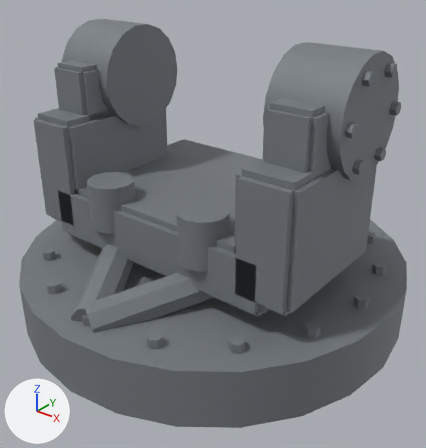
Before and after pictures for a commit that changed the glTF model prototype/assets/models/parts/coilgun_mount.glb.
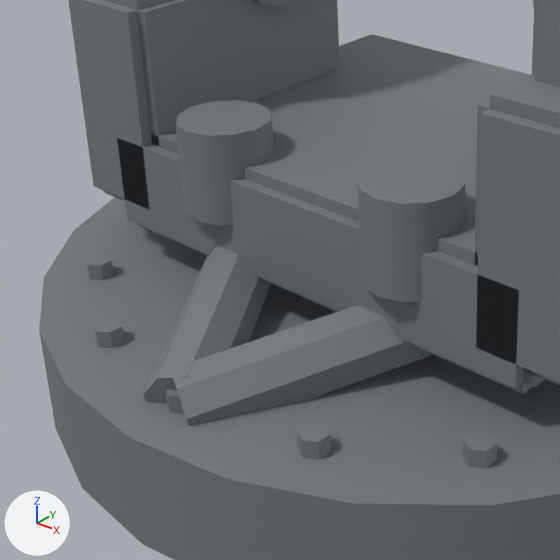
Each version is shown whole from a 50 mm camera at (0.61, -0.763, 0.625) aimed at (0.022, -0.029, 0.17), then close up on the part from 0% to 65% of the width and 27% to 89% of the height. The lights are fixed; the arrows at lower left show +X, +Y and +Z. The last two pictures show the newer version. Vertices at exactly the same position are counted once.

Objects in the first close-up: 'coilgun_mount'.
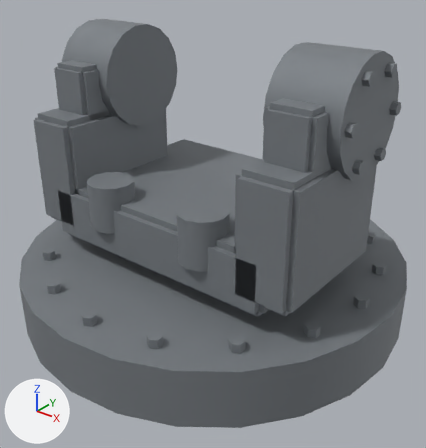
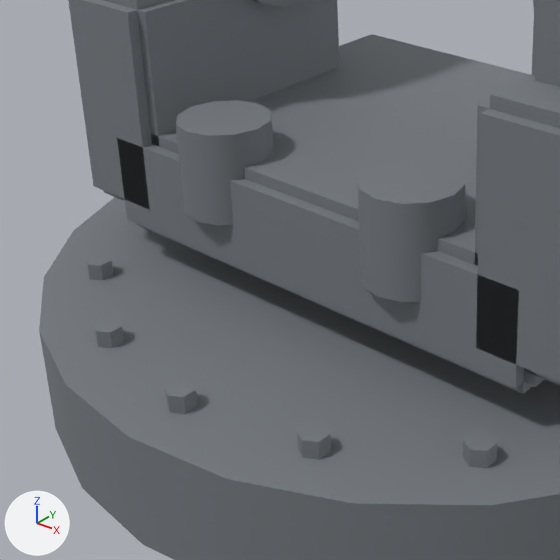
What differs and where, as boxes (x1, y1, x2, y2) in the close-ups (560 x 560 px):
part 1 of me_coilgun_mount_mesh, deleted
    before: (170, 305, 433, 426)
part 2 of me_coilgun_mount_mesh, deleted
    before: (143, 246, 271, 404)

What changed in the scene script:
```text
Change me_coilgun_mount_mesh:
    used by ob_coilgun_mount; location = (0.0, 0.0, 0.0)
    remove me_coilgun_mount_mesh.from_pydata(...)  # 696 vertices, 1232 faces; spans x -0.35..0.35, y -0.35..0.35, z 0.0..0.489
    add me_coilgun_mount_mesh.from_pydata(...)  # 664 vertices, 1176 faces; spans x -0.35..0.35, y -0.35..0.35, z 0.0..0.489
    me_coilgun_mount_mesh part 1: the loose piece of 16 vertices spanning x -0.024..0.174, y -0.316..-0.034, z 0.071..0.179 is deleted
    me_coilgun_mount_mesh part 2: the loose piece of 16 vertices spanning x -0.174..0.024, y -0.316..-0.034, z 0.071..0.179 is deleted
    other edits to the shape of me_coilgun_mount_mesh do not show in these pictures
```
